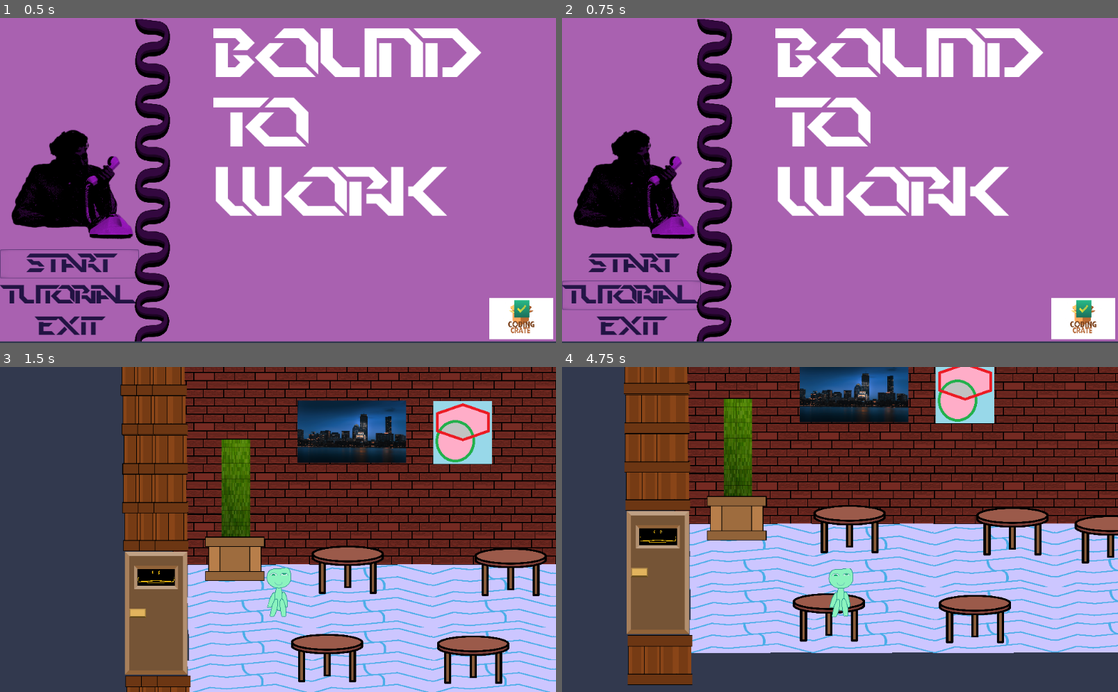
Above: before the commit, frames 1-4 (two rows, left to right).
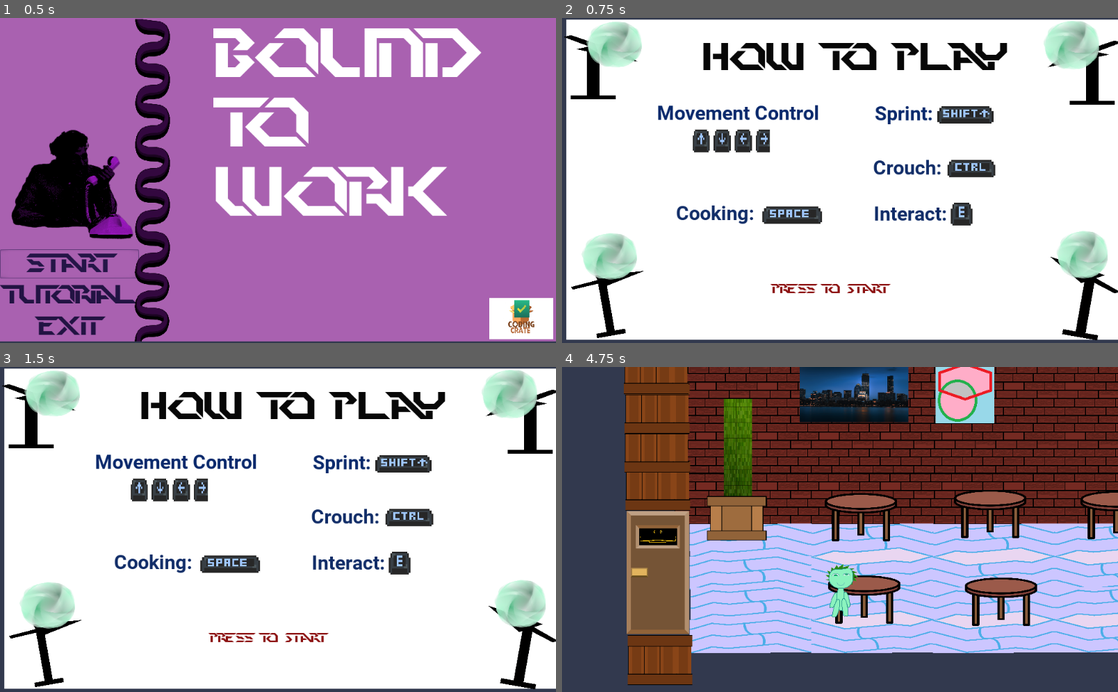
Above: after the commit, the same moments.

Repository: AGarciaNY/impossible_five_game_jam2023
Game: Godot game, scene res://Menu/Menu.tscn
Same seed, same stepped clock (60 frames per second), same inputs: the game is played once before the commit and once after it. This scene is started directly instead of the project's main scene.
Inputs (mouse positions are in pixels of both pictures, inside the frame that each line leads up to):
- Up to frame 1 (0.5 s): no input
- Up to frame 2 (0.75 s): click "Tutorial" at 0.5 s
- Up to frame 3 (1.5 s): click (66, 614) at 1.25 s, where only the run before the commit has a clickable "start"
- Up to frame 4 (4.75 s): click (828, 636) at 2 s, where only the run after the commit has a clickable "Press TO Start"; tap Enter at 2.75 s; hold Right (ui_right) 2.78-3.53 s; tap E (take_order) at 2.85, 3.6, 4.35 s; hold Down (ui_down) 3.53-4.28 s; hold Right (ui_right) from 4.28 s (still down)

Frame 1 is identical in both runs. In frame 2, 92% of the frame differs, in the area x 0-100%, y 0-100%; in frame 3, 99%; in frame 4, 13%.

Commit message:
feat: added hair for roby

Diff:
--- a/Menu/Menu.gd
+++ b/Menu/Menu.gd
@@ -20,9 +20,8 @@
 	var music = $Piano.play();
 	get_tree().change_scene("res://kitchen/kitchen.tscn");
 
-#func _on_Tutorial_pressed():
-#	var options = load().instance()
-#	get_tree().current_scene.add_child(options)
+func _on_Tutorial_pressed():
+	get_tree().change_scene("res://Menu/Tutorial Part/Tutorial.tscn");
 
 func _on_Quit_pressed():
 	get_tree().quit()
--- a/Menu/Menu.tscn
+++ b/Menu/Menu.tscn
@@ -142,5 +142,6 @@
 autoplay = true
 
 [connection signal="pressed" from="ColorRect/VBoxContainer/Start" to="." method="_on_Start_pressed"]
+[connection signal="pressed" from="ColorRect/VBoxContainer/Tutorial" to="." method="_on_Tutorial_pressed"]
 [connection signal="pressed" from="ColorRect/VBoxContainer/Tutorial" to="." method="_on_Options_pressed"]
 [connection signal="pressed" from="ColorRect/VBoxContainer/Quit" to="." method="_on_Quit_pressed"]
--- a/SkeletonPlayer.tscn
+++ b/SkeletonPlayer.tscn
@@ -1,7 +1,8 @@
-[gd_scene load_steps=7 format=2]
+[gd_scene load_steps=8 format=2]
 
 [ext_resource path="res://jam assets/art/robysplit.png" type="Texture" id=1]
 [ext_resource path="res://SkeletonPlayer.gd" type="Script" id=2]
+[ext_resource path="res://jam assets/art/saw.png" type="Texture" id=3]
 
 [sub_resource type="Animation" id=1]
 resource_name = "Crouch"
@@ -330,14 +331,17 @@
 
 [node name="SkeletonPlayer" type="KinematicBody2D"]
 scale = Vector2( 0.1, 0.1 )
+z_index = 2
 collision_mask = 10
 script = ExtResource( 2 )
 
 [node name="YSort" type="Node2D" parent="."]
+z_index = 2
 
 [node name="Left_Arm" type="Polygon2D" parent="YSort"]
 position = Vector2( 300, -271.028 )
 rotation = 0.270432
+z_index = 2
 texture = ExtResource( 1 )
 skeleton = NodePath("../../Skeleton2D")
 polygon = PoolVector2Array( 19.403, 708.955, 114.925, 707.463, 102.985, 1065.67, 2.98507, 1064.18, 4.47761, 702.985 )
@@ -347,6 +351,7 @@
 [node name="Right_Arm" type="Polygon2D" parent="YSort"]
 position = Vector2( 92.4941, -259.028 )
 rotation = -0.231786
+z_index = 2
 texture = ExtResource( 1 )
 skeleton = NodePath("../../Skeleton2D")
 polygon = PoolVector2Array( 19.403, 708.955, 114.925, 707.463, 102.985, 1065.67, 2.98507, 1064.18, 4.47761, 702.985 )
@@ -355,6 +360,7 @@
 
 [node name="Body" type="Polygon2D" parent="YSort"]
 position = Vector2( -57.181, -372.664 )
+z_index = 2
 texture = ExtResource( 1 )
 skeleton = NodePath("../../Skeleton2D")
 polygon = PoolVector2Array( 171.642, 692.537, 429.851, 689.552, 423.881, 1186.57, 189.552, 1186.57 )
@@ -364,6 +370,7 @@
 [node name="Right_Leg" type="Polygon2D" parent="YSort"]
 position = Vector2( -384.83, -381.384 )
 rotation = -0.177704
+z_index = 2
 texture = ExtResource( 1 )
 skeleton = NodePath("../../Skeleton2D")
 polygon = PoolVector2Array( 385.714, 1205.3, 552.632, 1204.55, 552.632, 1555.67, 386.466, 1555.67 )
@@ -373,6 +380,7 @@
 [node name="Left_Leg" type="Polygon2D" parent="YSort"]
 position = Vector2( 414.164, -447.031 )
 rotation = 0.270432
+z_index = 2
 texture = ExtResource( 1 )
 skeleton = NodePath("../../Skeleton2D")
 polygon = PoolVector2Array( 224.286, 1566.94, 218.571, 1185.51, 104.286, 1155.51, 34.2857, 1188.36, 27.1429, 1552.65 )
@@ -380,6 +388,7 @@
 bones = [ "hip", PoolRealArray( 0, 0, 0, 0, 0 ), "hip/chest", PoolRealArray( 0, 0, 0, 0, 0 ), "hip/chest/Head", PoolRea …(241 unchanged characters)…
 
 [node name="Head" type="Polygon2D" parent="YSort"]
+z_index = 2
 texture = ExtResource( 1 )
 skeleton = NodePath("../../Skeleton2D")
 polygon = PoolVector2Array( 43.5644, 50.495, 10.8911, 156.436, 10.8911, 247.525, 58.4158, 325.743, 131.683, 373.267, 252.475, 392.079, 370.297, 364.356, 455.446, 284.158, 484.158, 198.02, 456.436, 28.7129, 424.752, 3.9604, 262.376, 3.9604, 100.99, 15.8416 )
@@ -388,50 +397,68 @@
 
 [node name="Face" type="Polygon2D" parent="YSort/Head"]
 position = Vector2( 0, -339.028 )
+scale = Vector2( 1, 1 )
+z_index = 2
 texture = ExtResource( 1 )
 skeleton = NodePath("../../../Skeleton2D")
 polygon = PoolVector2Array( 73.1343, 426.866, 34.3284, 498.507, 126.866, 600, 207.463, 688.06, 274.627, 688.06, 353.731, 616.418, 447.761, 492.537, 431.343, 414.925 )
 uv = PoolVector2Array( 73.1343, 426.866, 34.3284, 498.507, 126.866, 600, 207.463, 688.06, 274.627, 688.06, 353.731, 616.418, 447.761, 492.537, 431.343, 414.925 )
 bones = [ "hip", PoolRealArray( 0, 0, 0, 0, 0, 0, 0, 0 ), "hip/chest", PoolRealArray( 0, 0, 0, 0, 0, 0, 0, 0 ), "hip/ch …(310 unchanged characters)…
 
+[node name="Hair" type="Sprite" parent="YSort/Head/Face"]
+modulate = Color( 0.223529, 0.694118, 0.129412, 1 )
+position = Vector2( 260, 649.028 )
+scale = Vector2( 0.582581, 0.418809 )
+z_index = 1
+z_as_relative = false
+texture = ExtResource( 3 )
+
 [node name="Skeleton2D" type="Skeleton2D" parent="."]
 visible = false
+z_index = 2
 
 [node name="hip" type="Bone2D" parent="Skeleton2D"]
 position = Vector2( 236.608, 727.99 )
+z_index = 2
 rest = Transform2D( 1, 0, 0, 1, 236.608, 727.99 )
 
 [node name="chest" type="Bone2D" parent="Skeleton2D/hip"]
 position = Vector2( -0.177433, -35.1933 )
+z_index = 2
 rest = Transform2D( 1, 0, 0, 1, -2.29633, -189.875 )
 
 [node name="Head" type="Bone2D" parent="Skeleton2D/hip/chest"]
 position = Vector2( 5.28967, -47.7591 )
 rotation = -1.5708
+z_index = 2
 rest = Transform2D( -4.37114e-08, -1, 1, -4.37114e-08, -5.30493, -166.419 )
 default_length = 168.0
 
 [node name="Arm_Left" type="Bone2D" parent="Skeleton2D/hip/chest"]
 position = Vector2( -88.4966, -34.4869 )
 rotation = -3.55049
+z_index = 2
 rest = Transform2D( -0.401948, 0.915663, -0.915663, -0.401948, -88.4966, -34.4869 )
 default_length = 179.0
 
 [node name="Arm_Right" type="Bone2D" parent="Skeleton2D/hip/chest"]
 position = Vector2( 130.844, -35.9184 )
 rotation = -5.85336
+z_index = 2
 rest = Transform2D( 0.114762, 0.993393, -0.993393, 0.114762, 118.13, -16.848 )
 default_length = 179.0
 
 [node name="Leg_Right" type="Bone2D" parent="Skeleton2D/hip"]
 position = Vector2( 82.8713, 113.915 )
 rotation = 1.45578
+z_index = 2
 rest = Transform2D( 0.114762, 0.993393, -0.993393, 0.114762, 82.8713, 113.915 )
 default_length = 179.0
 
 [node name="Leg_Left" type="Bone2D" parent="Skeleton2D/hip"]
 position = Vector2( -75.9492, 109.42 )
 rotation = -4.63036
+z_index = 2
 rest = Transform2D( -0.0819388, 0.996637, -0.996637, -0.0819388, -75.9492, 109.42 )
 default_length = 179.0
 
@@ -442,12 +469,15 @@
 
 [node name="CollisionShape2D" type="CollisionShape2D" parent="."]
 position = Vector2( 220, 820 )
+z_index = 2
 shape = SubResource( 4 )
 
 [node name="Camera2D" type="Camera2D" parent="."]
 position = Vector2( 226.292, 708.135 )
+z_index = 2
 
 [node name="Area2D" type="Area2D" parent="."]
+z_index = 2
 
 [node name="CollisionShape2D" type="CollisionShape2D" parent="Area2D"]
 position = Vector2( 220, 820 )
--- a/kitchen/kitchen.tscn
+++ b/kitchen/kitchen.tscn
@@ -18,6 +18,7 @@
 [ext_resource path="res://kitchen/PantrySelection.tscn" type="PackedScene" id=16]
 [ext_resource path="res://kitchen/CookManager.gd" type="Script" id=17]
 [ext_resource path="res://kitchen/kitchen.gd" type="Script" id=18]
+[ext_resource path="res://jam assets/art/icystone.png" type="Texture" id=19]
 
 [sub_resource type="TileSet" id=1]
 0/name = "bricks.png 0"
@@ -176,19 +177,19 @@
 offset = Vector2( -480.656, 252.076 )
 
 [node name="Coldstone3" type="Sprite" parent="floor"]
-texture = ExtResource( 2 )
+texture = ExtResource( 19 )
 offset = Vector2( -1612.5, 238.972 )
 
 [node name="Coldstone4" type="Sprite" parent="floor"]
-texture = ExtResource( 2 )
+texture = ExtResource( 19 )
 offset = Vector2( -1046.58, 245.524 )
 
 [node name="Coldstone5" type="Sprite" parent="floor"]
-texture = ExtResource( 2 )
+texture = ExtResource( 19 )
 offset = Vector2( -2179.38, 237.542 )
 
 [node name="Coldstone7" type="Sprite" parent="floor"]
-texture = ExtResource( 2 )
+texture = ExtResource( 19 )
 offset = Vector2( -2745.3, 230.99 )
 
 [node name="Coldstone8" type="Sprite" parent="floor"]
@@ -197,19 +198,23 @@
 
 [node name="Coldstone9" type="Sprite" parent="floor"]
 position = Vector2( -1610.11, -89.9026 )
-texture = ExtResource( 2 )
+rotation = 3.14159
+texture = ExtResource( 19 )
 
 [node name="Coldstone10" type="Sprite" parent="floor"]
 position = Vector2( -1044.18, -83.3506 )
-texture = ExtResource( 2 )
+rotation = 3.14159
+texture = ExtResource( 19 )
 
 [node name="Coldstone11" type="Sprite" parent="floor"]
 position = Vector2( -2176.98, -91.3328 )
-texture = ExtResource( 2 )
+rotation = 3.14159
+texture = ExtResource( 19 )
 
 [node name="Coldstone13" type="Sprite" parent="floor"]
 position = Vector2( -2742.9, -97.8845 )
-texture = ExtResource( 2 )
+rotation = 3.14159
+texture = ExtResource( 19 )
 
 [node name="Coldstone14" type="Sprite" parent="floor"]
 position = Vector2( -600.132, -478.375 )
@@ -218,22 +223,22 @@
 
 [node name="Coldstone15" type="Sprite" parent="floor"]
 position = Vector2( -600.132, -478.375 )
-texture = ExtResource( 2 )
+texture = ExtResource( 19 )
 offset = Vector2( -1014.26, 75.9656 )
 
 [node name="Coldstone16" type="Sprite" parent="floor"]
 position = Vector2( -600.132, -478.375 )
-texture = ExtResource( 2 )
+texture = ExtResource( 19 )
 offset = Vector2( -448.337, 82.5173 )
 
 [node name="Coldstone17" type="Sprite" parent="floor"]
 position = Vector2( -600.132, -478.375 )
-texture = ExtResource( 2 )
+texture = ExtResource( 19 )
 offset = Vector2( -1581.13, 74.5352 )
 
 [node name="Coldstone19" type="Sprite" parent="floor"]
 position = Vector2( -600.132, -478.375 )
-texture = ExtResource( 2 )
+texture = ExtResource( 19 )
 offset = Vector2( -2147.06, 67.9834 )
 
 [node name="Coldstone20" type="Sprite" parent="floor"]
@@ -242,19 +247,23 @@
 
 [node name="Coldstone21" type="Sprite" parent="floor"]
 position = Vector2( -1608.53, -731.245 )
-texture = ExtResource( 2 )
+rotation = 3.14159
+texture = ExtResource( 19 )
 
 [node name="Coldstone22" type="Sprite" parent="floor"]
 position = Vector2( -1042.61, -724.693 )
-texture = ExtResource( 2 )
+rotation = 3.14159
+texture = ExtResource( 19 )
 
 [node name="Coldstone23" type="Sprite" parent="floor"]
 position = Vector2( -2175.4, -732.675 )
-texture = ExtResource( 2 )
+rotation = 3.14159
+texture = ExtResource( 19 )
 
 [node name="Coldstone25" type="Sprite" parent="floor"]
 position = Vector2( -2741.33, -739.227 )
-texture = ExtResource( 2 )
+rotation = 3.14159
+texture = ExtResource( 19 )
 
 [node name="floor2" type="Sprite" parent="."]
 position = Vector2( 1041, 441 )
@@ -341,8 +350,9 @@
 texture = ExtResource( 2 )
 
 [node name="Coldstone25" type="Sprite" parent="floor2"]
-position = Vector2( -2741.33, -739.227 )
-texture = ExtResource( 2 )
+position = Vector2( 136.513, -611.004 )
+texture = ExtResource( 2 )
+offset = Vector2( -2877.84, -128.223 )
 
 [node name="Dark-green" type="Sprite" parent="."]
 position = Vector2( 96, 376 )
@@ -563,28 +573,29 @@
 [node name="KitchenArea" type="Node2D" parent="."]
 
 [node name="1Circle-table" type="Sprite" parent="KitchenArea"]
-position = Vector2( 477, 554 )
+position = Vector2( 542, 521 )
 scale = Vector2( 0.27832, 0.213867 )
 texture = ExtResource( 15 )
 offset = Vector2( -801.235, -84.1643 )
 
 [node name="1Circle-table2" type="Sprite" parent="KitchenArea"]
-position = Vector2( 592, 377 )
+position = Vector2( 551, 345 )
 scale = Vector2( 0.27832, 0.213867 )
 texture = ExtResource( 15 )
 
 [node name="1Circle-table3" type="Sprite" parent="KitchenArea"]
-position = Vector2( 292, 373 )
+position = Vector2( 313, 351 )
 scale = Vector2( 0.27832, 0.213867 )
 texture = ExtResource( 15 )
 
 [node name="1Circle-table4" type="Sprite" parent="KitchenArea"]
-position = Vector2( 773, 392 )
+position = Vector2( 954, 443 )
 scale = Vector2( 0.27832, 0.213867 )
 texture = ExtResource( 15 )
+offset = Vector2( -610.807, -448.877 )
 
 [node name="1Circle-table5" type="Sprite" parent="KitchenArea"]
-position = Vector2( 523, 539 )
+position = Vector2( 571, 507 )
 scale = Vector2( 0.27832, 0.213867 )
 texture = ExtResource( 15 )
 
@@ -607,9 +618,10 @@
 region_rect = Rect2( 4, 128, 64, 64 )
 
 [node name="KitchenTiles3" type="Sprite" parent="KitchenArea/KitchenFloor"]
-position = Vector2( -207.847, -47.6311 )
-scale = Vector2( 0.667901, 0.330397 )
-texture = ExtResource( 12 )
+position = Vector2( -329.446, -26.4887 )
+scale = Vector2( 0.667901, 0.330397 )
+texture = ExtResource( 12 )
+offset = Vector2( 182.061, -63.9908 )
 region_enabled = true
 region_rect = Rect2( 4, 128, 64, 64 )
 
@@ -628,7 +640,7 @@
 region_rect = Rect2( 4, 128, 64, 64 )
 
 [node name="KitchenTiles11" type="Sprite" parent="KitchenArea/KitchenFloor"]
-position = Vector2( 40.5148, -64.1562 )
+position = Vector2( 41.7522, -64.1562 )
 scale = Vector2( 0.657758, 0.279111 )
 texture = ExtResource( 12 )
 region_enabled = true
@@ -691,7 +703,7 @@
 region_rect = Rect2( 4, 128, 64, 64 )
 
 [node name="KitchenTiles22" type="Sprite" parent="KitchenArea/KitchenFloor"]
-position = Vector2( 43.1053, -47.1451 )
+position = Vector2( 42.3616, -46.9021 )
 scale = Vector2( 0.605379, 0.330397 )
 texture = ExtResource( 12 )
 region_enabled = true
@@ -846,9 +858,10 @@
 region_rect = Rect2( 73, 4, 61, 33 )
 
 [node name="Stove" type="Sprite" parent="KitchenArea"]
-position = Vector2( 1856, 296 )
+position = Vector2( 1672, 504 )
 scale = Vector2( 4.43139, -4.11496 )
 texture = ExtResource( 12 )
+offset = Vector2( 41.522, 50.5473 )
 flip_h = true
 flip_v = true
 region_enabled = true
@@ -878,13 +891,26 @@
 
 [node name="Lolipop" type="Sprite" parent="."]
 material = SubResource( 10 )
-position = Vector2( 1483.82, 112.413 )
+position = Vector2( 1485, 117 )
 scale = Vector2( 0.174894, 0.127591 )
 texture = ExtResource( 14 )
 offset = Vector2( 1.43799, -92.8367 )
 
+[node name="Lolipop2" type="Sprite" parent="."]
+material = SubResource( 10 )
+position = Vector2( 1913, 115 )
+scale = Vector2( 0.174894, 0.127591 )
+texture = ExtResource( 14 )
+offset = Vector2( 1.43799, -92.8367 )
+
 [node name="SkeletonPlayer" parent="." instance=ExtResource( 10 )]
 position = Vector2( 140.927, 353.672 )
+
+[node name="Head" parent="SkeletonPlayer/YSort" index="5"]
+polygon = PoolVector2Array( 43.5644, 50.495, 10.8911, 156.436, 10.8911, 247.525, 58.4158, 325.743, 131.683, 373.267, 252.475, 392.079, 370.297, 364.356, 455.446, 284.158, 484.158, 198.02, 456.436, 28.7129, 424.752, 3.9604, 262.376, 3.9604, 100.99, 15.8416 )
+
+[node name="Face" parent="SkeletonPlayer/YSort/Head" index="1"]
+polygon = PoolVector2Array( 73.1343, 426.866, 34.3284, 498.507, 126.866, 600, 207.463, 688.06, 274.627, 688.06, 353.731, 616.418, 447.761, 492.537, 431.343, 414.925 )
 
 [node name="Camera2D" parent="SkeletonPlayer" index="4"]
 position = Vector2( 226.292, -549.022 )
--- a/project.godot
+++ b/project.godot
@@ -72,7 +72,6 @@
 ui_crouch={
 "deadzone": 0.5,
 "events": [ Object(InputEventKey,"resource_local_to_scene":false,"resource_name":"","device":0,"alt":false,"shift":false,"control":false,"meta":false,"command":false,"pressed":false,"scancode":16777238,"physical_scancode":0,"unicode":0,"echo":false,"script":null)
-
  ]
 }
 take_order={
Not shown: 1 places in kitchen/kitchen.tscn that only renumber resources
